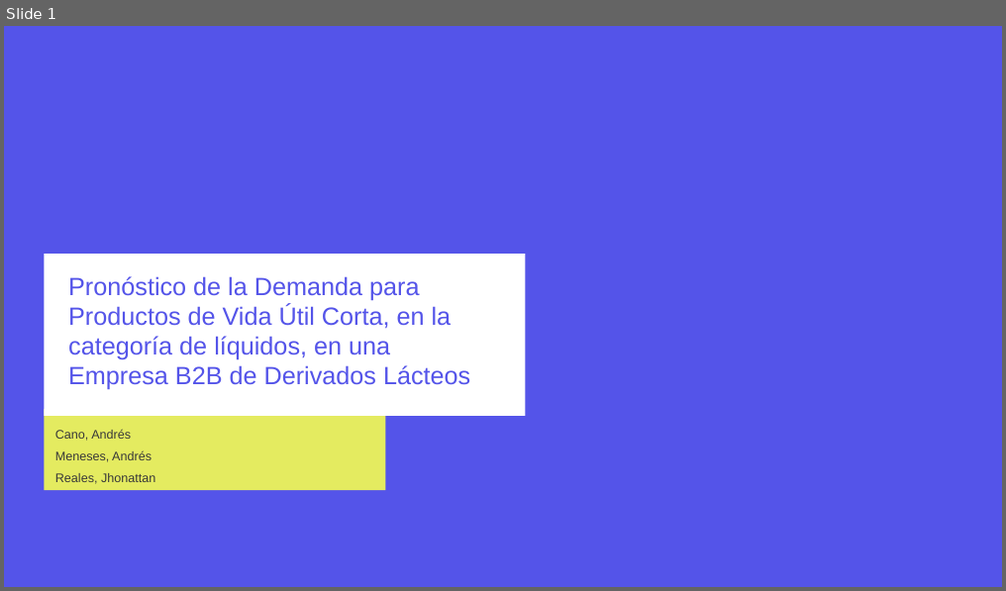
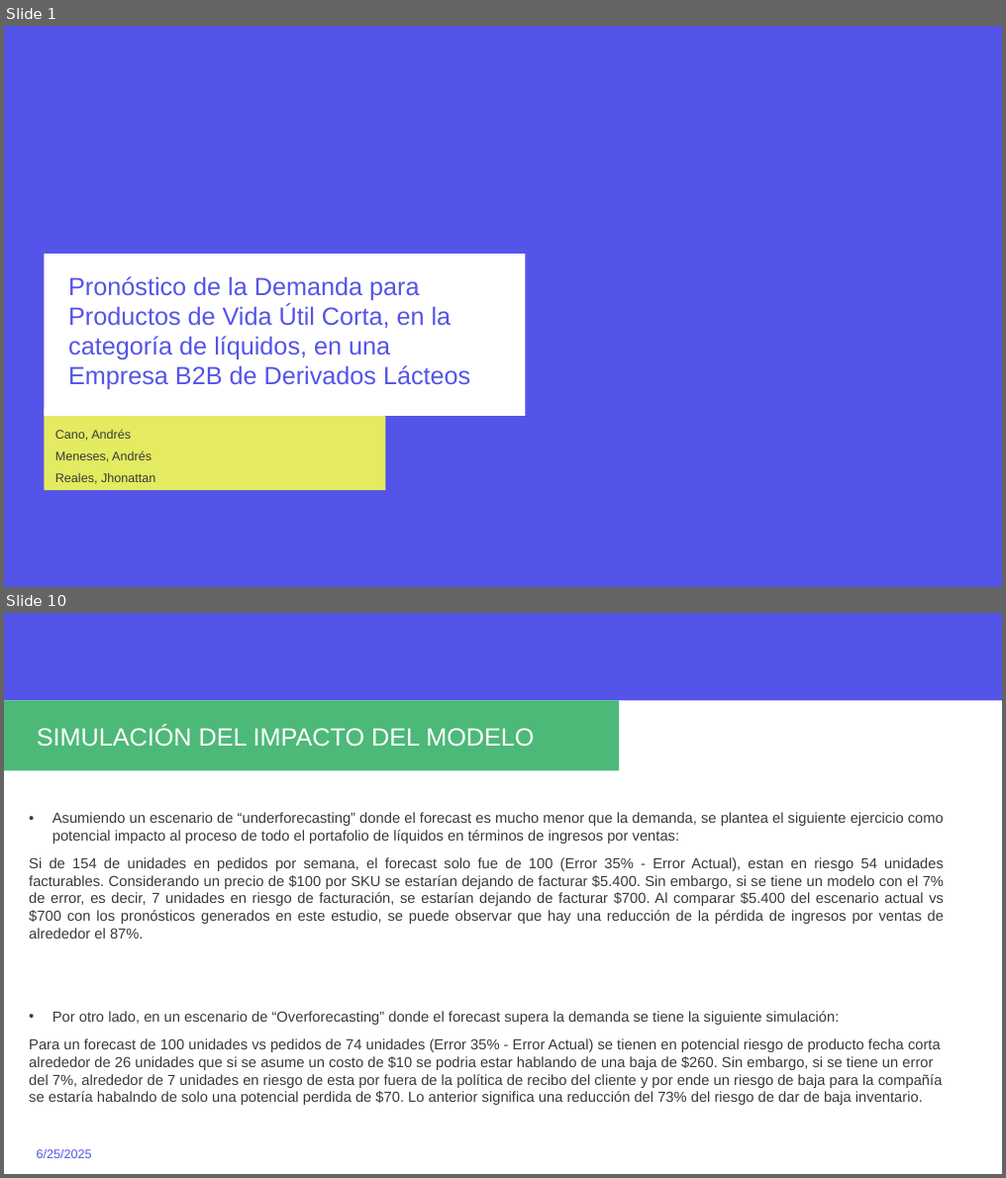
Before and after one commit to JhonattanReales21/innv_tec_1_icesi, a slide deck: others/PRESENTACION FINAL.pptx. Shown one above the other, each under a label of ours: slide 1 before the commit, slides 1 and 10 after it; the slides between them are not shown. The pictures are 1006x591 and 1006x1178 pixels, drawn with LibreOffice and Linux fonts; fonts in the diff are those of the drawing; background and template pictures are left out. Boxes give left, top, right and bottom in pixels: in the first picture for what was removed or moved away, otherwise in the second. Text is boxed around its words. In the diff, an @@ line names an element or a change of style, - is before the commit and + after.

```diff
--- a/others/PRESENTACION FINAL.pptx
+++ b/others/PRESENTACION FINAL.pptx
@@ slide 10 added at bbox=[4, 613, 1002, 1174], background #FFFFFF at 10% opacity @@
@@ rectangle added at bbox=[4, 613, 1002, 700], fill #5454E9 @@
@@ rectangle added at bbox=[4, 700, 619, 771], fill #4CB978 @@
@@ title added at bbox=[37, 726, 534, 747], 24 pt, text #FFFFFF @@
+SIMULACIÓN DEL IMPACTO DEL MODELO
@@ text added at bbox=[29, 812, 944, 1105], 14 pt, text #393939 @@
+• Asumiendo un escenario de “underforecasting” donde el forecast es mucho menor que la demanda, se plantea el siguiente ejercicio como potencial impacto al proceso de todo el portafolio de líquidos en términos de ingresos por ventas:
+Si de 154 de unidades en pedidos por semana, el forecast solo fue de 100 (Error 35% - Error Actual), estan en riesgo 54 unidades facturables. Considerando un precio de $100 por SKU se estarían dejando de facturar $5.400. Sin embargo, si se tiene un modelo con el 7% de error, es decir, 7 unidades en riesgo de facturación, se estarían dejando de facturar $700. Al comparar $5.400 del escenario actual vs $700 con los pronósticos generados en este estudio, se puede observar que hay una reducción de la pérdida de ingresos por ventas de alrededor el 87%.
+• Por otro lado, en un escenario de “Overforecasting” donde el forecast supera la demanda se tiene la siguiente simulación:
+Para un forecast de 100 unidades vs pedidos de 74 unidades (Error 35% - Error Actual) se tienen en potencial riesgo de producto fecha corta alrededor de 26 unidades que si se asume un costo de $10 se podria estar hablando de una baja de $260. Sin embargo, si se tiene un error del 7%, alrededor de 7 unidades en riesgo de esta por fuera de la política de recibo del cliente y por ende un riesgo de baja para la compañía se estaría habalndo de solo una potencial perdida de $70. Lo anterior significa una reducción del 73% del riesgo de dar de baja inventario.
@@ text added at bbox=[37, 1150, 92, 1158], 12 pt, text #5454E9 @@
+6/25/2025
```
Also in this commit, not shown: 7 slides changed, 2 other slides added, 1 other file.
